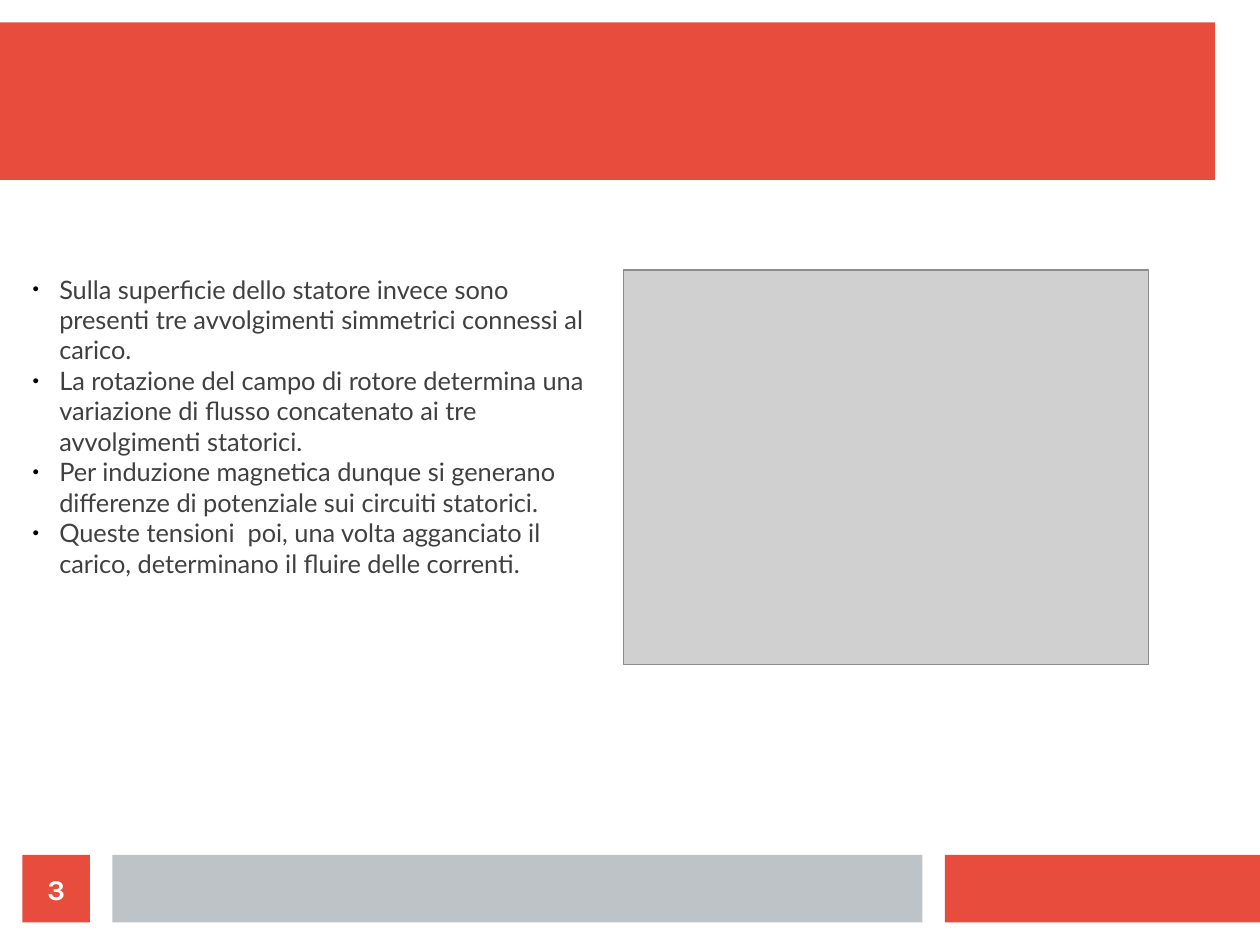
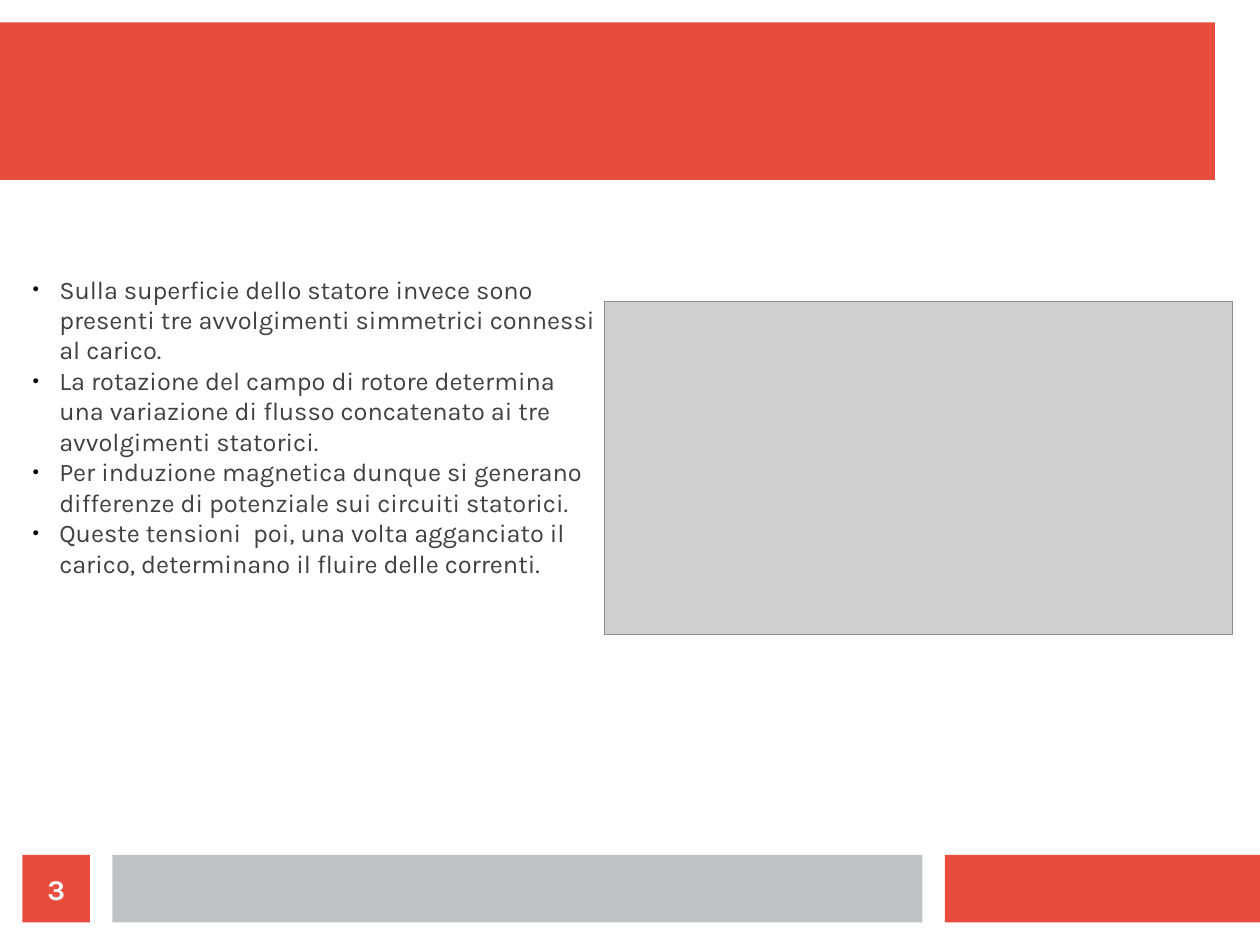
Before and after one commit to LeonardoSalustri/Tesi, a slide deck: slide 3 of Formule_presentazione/Presentazione.odp. Drawn at 1260x945 pixels with LibreOffice and Linux fonts; fonts in the diff are those of the drawing; grey boxes stand for pictures. Boxes give left, top, right and bottom in pixels: in the first picture for what was removed or moved away, otherwise in the second. Text is boxed around its words. In the diff, an @@ line names an element or a change of style, - is before the commit and + after.

```diff
--- a/Formule_presentazione/Presentazione.odp
+++ b/Formule_presentazione/Presentazione.odp
@@ text "Sulla superficie dello statore invece ..." at <box>59,281,595,576</box>: font Lato to Karla @@
@@ picture: place and size @@
-picture at <box>623,270,1149,664</box>
+picture at <box>605,302,1234,635</box>
```
Also in this commit, not shown: 3 other slides changed, 29 slides added, 50 other files.
